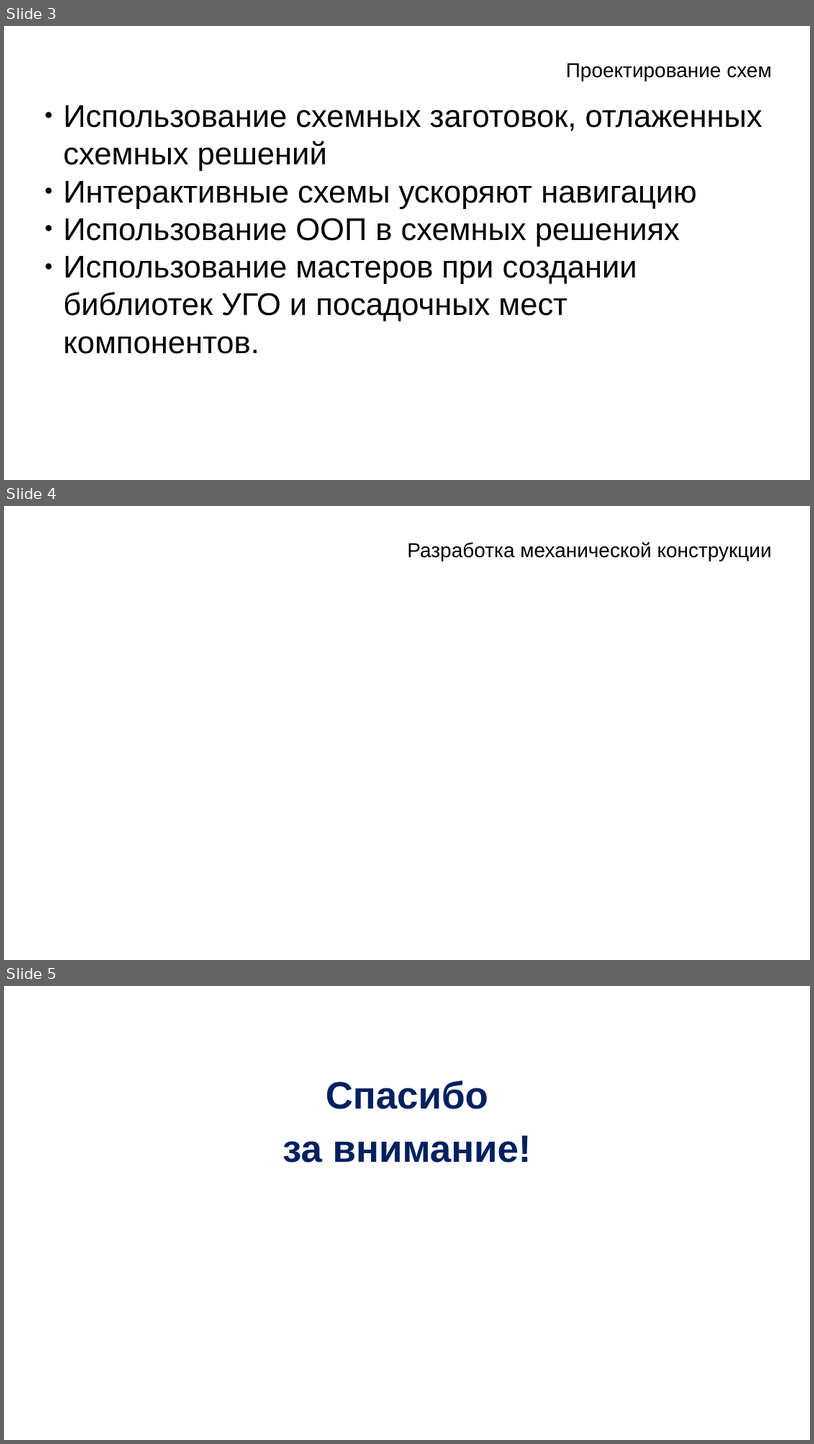
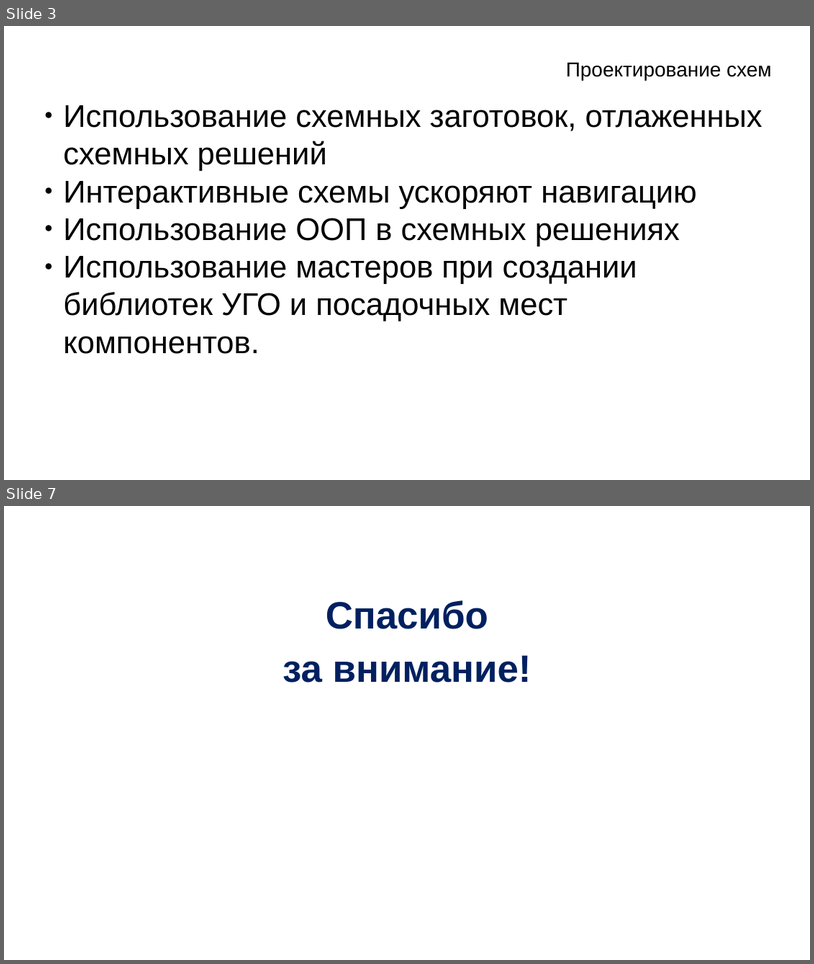
Before and after one commit to zolotarev88/conferencial, a slide deck: 10.12.19.pptx. Shown one above the other, each under a label of ours: slides 3, 4 and 5 before the commit, slides 3 and 7 after it; the slides between them are not shown. The pictures are 814x1444 and 814x964 pixels, drawn with LibreOffice and Linux fonts; fonts in the diff are those of the drawing; background and template pictures are left out. Boxes give left, top, right and bottom in pixels: in the first picture for what was removed or moved away, otherwise in the second. Text is boxed around its words. In the diff, an @@ line names an element or a change of style, - is before the commit and + after.

```diff
--- a/10.12.19.pptx
+++ b/10.12.19.pptx
@@ slide 4 removed at [4, 506, 810, 960], background picture (left out) @@
@@ text removed at [407, 542, 772, 561] @@
-Разработка механической конструкции
@@ what was slide 5 is now slide 7 @@
```
Also in this commit, not shown: 3 slides added.
